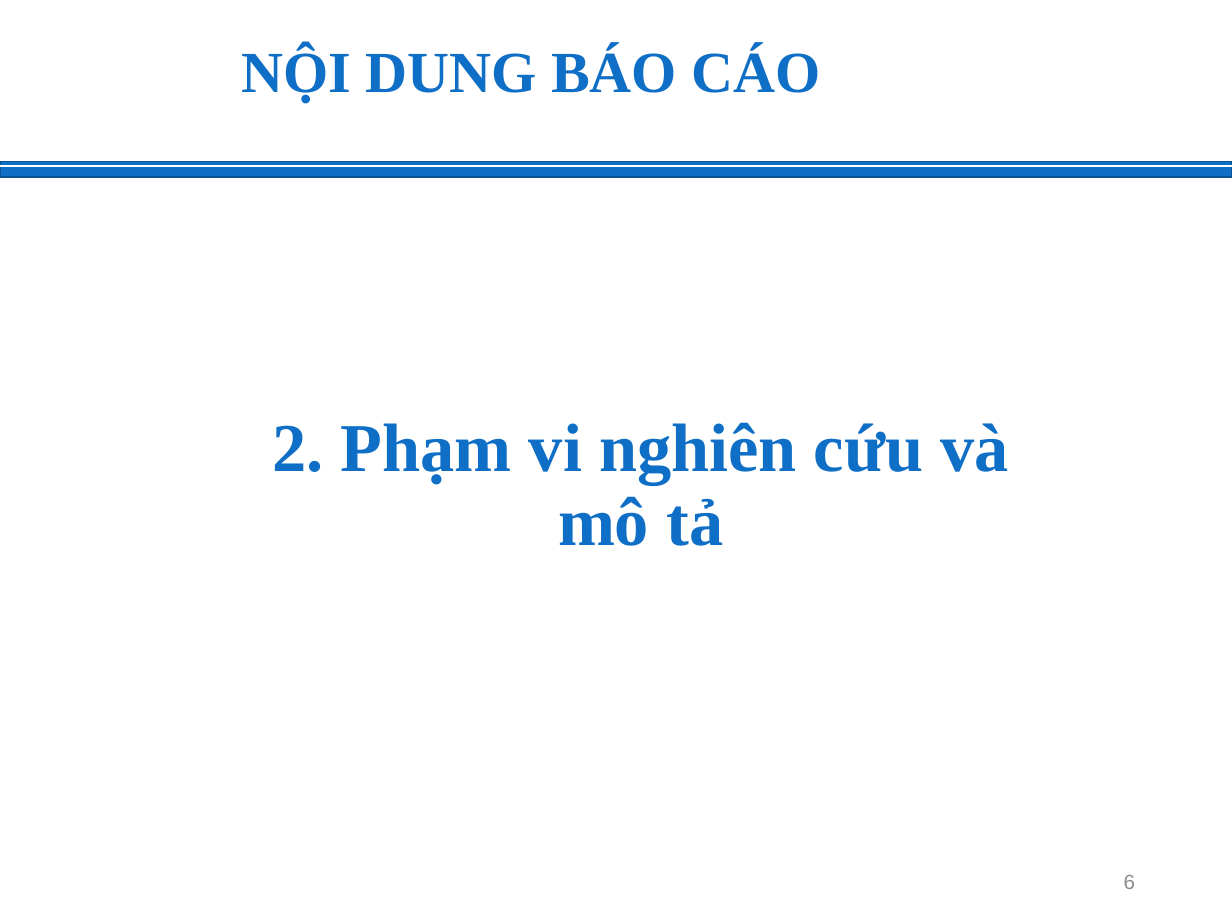
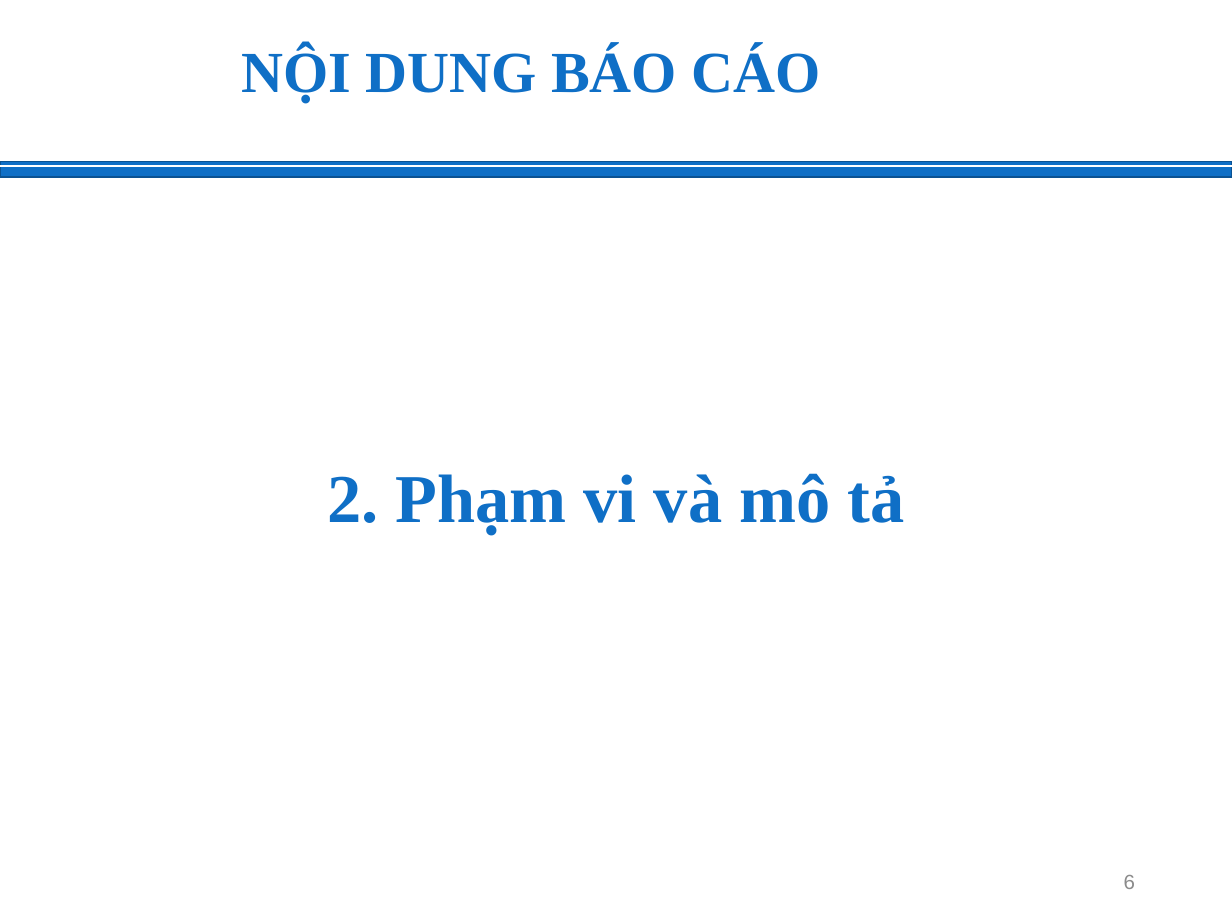
Before and after one commit to tmdat17/DATM_Predict_Person_Sleep_App, a slide deck: slide 6 of DATM.pptx. Drawn at 1232x924 pixels with LibreOffice and Linux fonts; fonts in the diff are those of the drawing; background and template pictures are left out. Boxes give left, top, right and bottom in pixels: in the first picture for what was removed or moved away, otherwise in the second. Text is boxed around its words. In the diff, an @@ line names an element or a change of style, - is before the commit and + after.

```diff
--- a/DATM.pptx
+++ b/DATM.pptx
@@ text at <box>327,473,905,536</box>: text changed @@
-2. Phạm vi nghiên cứu và mô tả
+2. Phạm vi và mô tả
```
Also in this commit, not shown: 24 other slides changed, 3 slides added, 1 other file.
